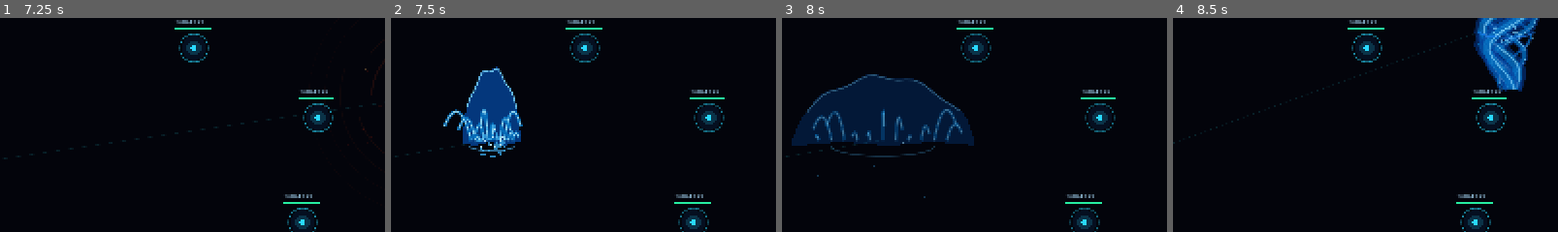
Above: before the commit, frames 1-4 (left to right).
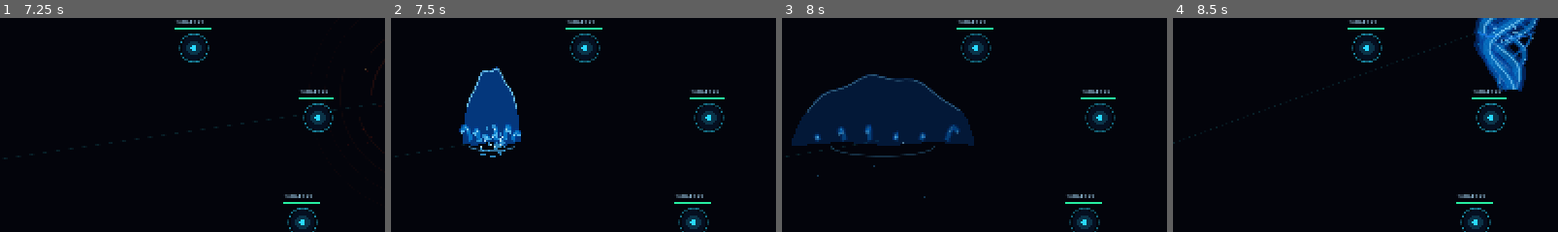
Above: after the commit, the same moments.

Repository: rifatsidik/elemental-overdrive
Game: Godot game, scene res://scenes/elemental_combat_lab.tscn
Two runs of this game, one before a commit and one after it. Both use one fixed random seed, a clock stepped at 60 frames per second and the inputs below. This scene is started directly instead of the project's main scene.
Inputs (mouse positions are % of the whole screen's width and height, from its top left):
- Up to frame 1 (7.25 s): tap Enter at 0.5, 2, 3.5 s; move the mouse to (72, 45) at 0.52 s; hold D 0.53-1.28 s; tap Q at 0.6 s; click (72, 45) at 0.67 s; tap Space at 1.25, 2.75, 4.25 s; move the mouse to (29, 56) at 1.27 s; hold S 1.28-2.03 s; tap E at 1.35 s; move the mouse to (60, 28) at 2.02 s; hold D 2.03-2.78 s; tap R at 2.1 s; move the mouse to (45, 71) at 2.77 s; hold W 2.78-3.53 s; tap 0 at 2.85 s; click (45, 71) at 2.92 s; move the mouse to (80, 66) at 3.52 s; hold A 3.53-5.03 s; tap 1 at 3.6 s; move the mouse to (19, 35) at 4.27 s; tap 2 at 4.35 s; move the mouse to (55, 50) at 5.02 s; hold S 5.03-5.78 s; tap 3 at 5.1 s; click (55, 50) at 5.17 s; move the mouse to (35, 25) at 5.77 s; hold D 5.78-6.53 s; tap T at 5.85 s; move the mouse to (72, 45) at 6.52 s; hold W from 6.53 s (still down); tap G at 6.6 s
- Up to frame 2 (7.5 s): move the mouse to (29, 56) at 7.27 s; release W at 7.28 s; hold D from 7.28 s (still down); tap Y at 7.35 s; click (29, 56) at 7.42 s
- Up to frame 3 (8 s): keep holding D
- Up to frame 4 (8.5 s): move the mouse to (60, 28) at 8.02 s; release D at 8.03 s; hold S from 8.03 s (still down); tap U at 8.1 s
The pictures show only the part of the screen within x 16-66%, y 27-77%; the shares and areas given below are measured in that part.

Frame 1 is identical in both runs. In frame 2, 1.2% of the frame differs, in the area x 13-35%, y 42-58%; in frame 3, 1.3%, in the area x 8-47%, y 42-58%; in frame 4, nothing differs.

Commit message:
Reduce grass-like water spray strands

Diff:
--- a/scripts/visuals/elements/element_skill_effect.gd
+++ b/scripts/visuals/elements/element_skill_effect.gd
@@ -141,21 +141,26 @@
 	for i in range(2, 23):
 		crest_line.append(sheet[i] + Vector2(0.0, 2.0 * strength))
 	draw_polyline(crest_line, Color(0.48, 0.85, 1.0, fade * 0.9), 2.0 * strength, true)
-	# Spray fingers have independent phases, lengths and curved tips.
-	for i in range(5 + layer_budget * 2):
-		var u := float(i) / float(4 + layer_budget * 2)
+	# A few compact, thick curls; the broad sheet and droplets carry the splash.
+	for i in range(3 + layer_budget):
+		var u := float(i) / float(2 + layer_budget)
 		var side := lerpf(-1.0, 1.0, u)
 		var base := Vector2(side * width * 0.7, 1.0)
-		var h := (38.0 + 30.0 * sin(age * 8.0 + float(i) * 1.7)) * strength
-		var control := base + Vector2(side * h * 0.24, -h)
-		var tip := base + Vector2(side * h * 0.58 + sin(age * 13.0 + float(i)) * 4.0, -h * 0.28)
+		var h := (24.0 + 14.0 * sin(age * 8.0 + float(i) * 1.7)) * strength
+		var control := base + Vector2(side * h * 0.2, -h * 0.78)
+		var tip := base + Vector2(side * h * 0.36 + sin(age * 13.0 + float(i)) * 2.0, -h * 0.3)
 		var curve := PackedVector2Array()
 		for step in range(13):
 			var t := float(step) / 12.0
 			var q := 1.0 - t
 			curve.append(base * q * q + control * 2.0 * q * t + tip * t * t)
-		draw_polyline(curve, Color(0.02, 0.47, 0.78, fade * 0.92), 4.0 * strength, true)
-		draw_polyline(curve, Color(0.72, 0.95, 1.0, fade * 0.86), 1.2 * strength, true)
+		draw_polyline(curve, Color(0.015, 0.22, 0.55, fade * 0.88), 8.0 * strength, true)
+		draw_polyline(curve, Color(0.02, 0.5, 0.82, fade * 0.94), 4.5 * strength, true)
+		var glint := PackedVector2Array()
+		for glint_index in range(3, 7):
+			glint.append(curve[glint_index])
+		draw_polyline(glint, Color(0.72, 0.95, 1.0, fade * 0.84), 1.2 * strength, true)
+		draw_circle(tip, 2.5 * strength, Color(0.42, 0.8, 0.98, fade * 0.9))
 	# Outward droplets arc down under gravity; they are not uniform radial rays.
 	for particle in _particles:
 		var angle: float = float(particle["angle"])
